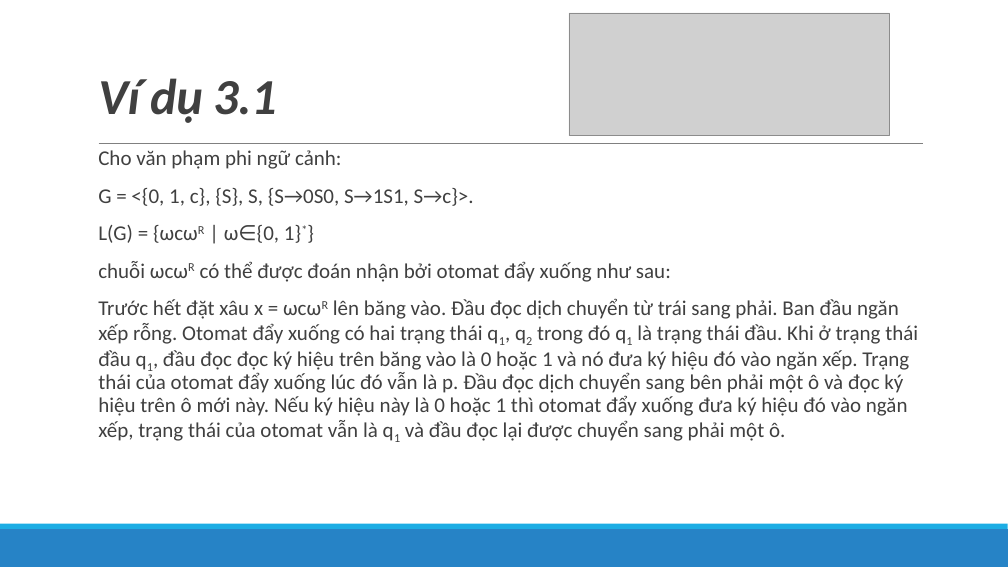
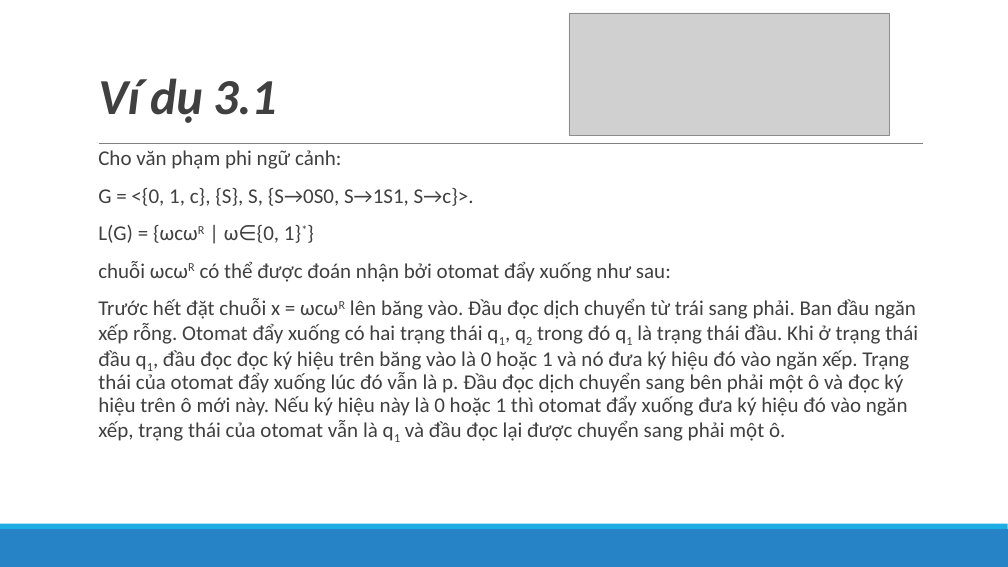
Before and after one commit to lelongc/rac, a slide deck: slide 36 of iuh/môn/hk1-4/automat/Automata4Stu/slide/Tuan11&12_Chương 4.pptx. Drawn at 1008x567 pixels with LibreOffice and Linux fonts; fonts in the diff are those of the drawing; grey boxes stand for pictures. Boxes give left, top, right and bottom in pixels: in the first picture for what was removed or moved away, otherwise in the second. Text is boxed around its words. In the diff, an @@ line names an element or a change of style, - is before the commit and + after.

```diff
--- a/iuh/môn/hk1-4/automat/Automata4Stu/slide/Tuan11&12_Chương 4.pptx
+++ b/iuh/môn/hk1-4/automat/Automata4Stu/slide/Tuan11&12_Chương 4.pptx
@@ text at <box>98,298,918,441</box>: text changed @@
-  Trước hết đặt xâu x = ωcωR lên băng vào. Đầu đọc dịch chuyển từ trái sang phải. Ban đầu ngăn xếp rỗng. Otomat đẩy xuống có hai trạng thái q1, q2 trong đó q1 là trạng thái đầu. Khi ở trạng thái đầu q1, đầu đọc đọc ký hiệu trên băng vào là 0 hoặc 1 và nó đưa ký hiệu đó vào ngăn xếp. Trạng thái của otomat đẩy xuống lúc đó vẫn là p. Đầu đọc dịch chuyển sang bên phải một ô và đọc ký hiệu trên ô mới này. Nếu ký hiệu này là 0 hoặc 1 thì otomat đẩy xuống đưa ký hiệu đó vào ngăn xếp, trạng thái của otomat vẫn là q1 và đầu đọc lại được chuyển sang phải một ô.
+  Trước hết đặt chuỗi x = ωcωR lên băng vào. Đầu đọc dịch chuyển từ trái sang phải. Ban đầu ngăn xếp rỗng. Otomat đẩy xuống có hai trạng thái q1, q2 trong đó q1 là trạng thái đầu. Khi ở trạng thái đầu q1, đầu đọc đọc ký hiệu trên băng vào là 0 hoặc 1 và nó đưa ký hiệu đó vào ngăn xếp. Trạng thái của otomat đẩy xuống lúc đó vẫn là p. Đầu đọc dịch chuyển sang bên phải một ô và đọc ký hiệu trên ô mới này. Nếu ký hiệu này là 0 hoặc 1 thì otomat đẩy xuống đưa ký hiệu đó vào ngăn xếp, trạng thái của otomat vẫn là q1 và đầu đọc lại được chuyển sang phải một ô.
```
Also in this commit, not shown: 17 other slides changed, 3 slides added, 1 other file.
